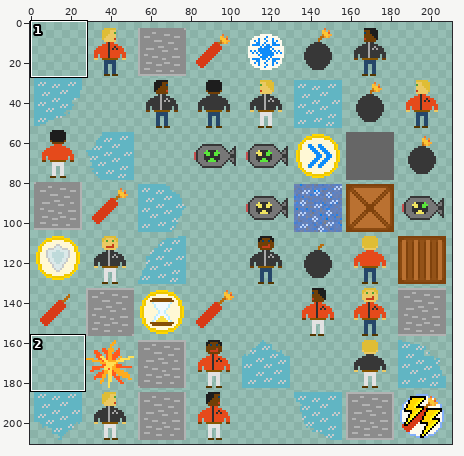
Two versions of one sprite sheet, client/core/assets/textures/bomberman.png. Above: a wide view before the commit, with the close-up outlined.
Close-up. First the earlier version:
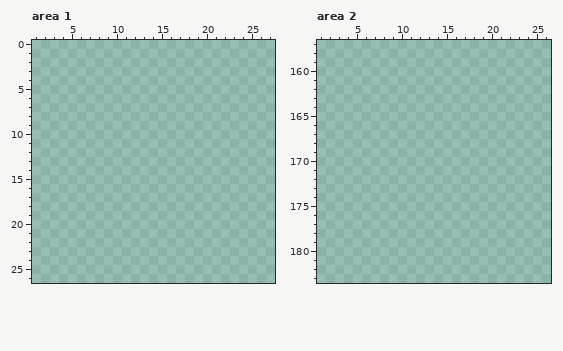
The file is 211x211 pixels. Pixels under 10% opacity are left out. Colours within 5 levels of each other are drawn and written as one. Shown: area 1: x 1..27, y 0..26; area 2: x 1..26, y 157..183. The old version is drawn lined up with the new one. The commit also changed other parts of the picture, which this record leaves out.
Now the later version:
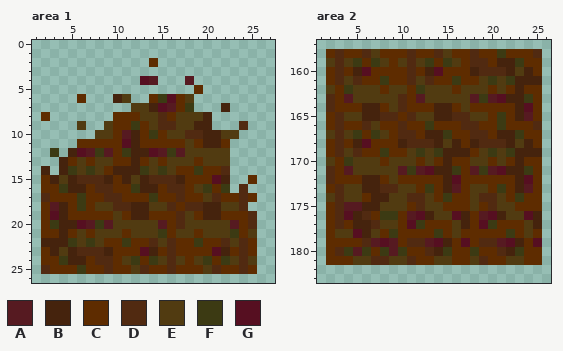
Palette (. is transparent): A #561a21  B #45230d  C #5e2c00  D #512a11  E #513b11  F #3c3a13  G #560f21
Change:
drawings rearranged on the sheet (the old picture shows each at its new place; 19 dropped ones are not shown)
Area 1:
y 2: x 14 . -> C
y 4: x 13..14 .. -> GA; x 18 . -> A
y 5: x 19 . -> C
y 6: x 6 . -> C; x 10..11 .. -> BE; x 14..18 ..... -> CFGCE
y 7: x 12..18 ....... -> EEBGACF; x 22 . -> B
y 8: x 2 . -> C; x 10..20 ........... -> CCCEEDCEEEB
y 9: x 6 . -> E; x 9..20 ............ -> ECCFCEDDEEBB; x 24 . -> D
y 10: x 8..23 ................ -> EECABCFCEEDDBBEE
y 11: x 6..22 ................. -> CCCCCGBCCCCCECBBC
y 12: x 3 . -> F; x 5..22 .................. -> BGAFACFBBGAFAEEEEE
y 13: x 4..22 ................... -> BCECEECCBCECEEECEEE
y 14: x 2 . -> B; x 4..22 ................... -> BFEFECBBBFEFECCFCCD
y 15: x 2..22 ..................... -> CBEBDDDBCBEBDDDBCCCGB; x 25 . -> C
y 16: x 2..22 ..................... -> CCFBBCDDCCFBBCDDCEFCF; x 24 . -> D
y 17: x 2..25 ........................ -> DCCCFCCDDCCCFCCDCCEDCCDC
y 18: x 2..24 ....................... -> CABCFCEEDDBBEEDCDDBBEED
y 19: x 2..25 ........................ -> CGBCCCCCECBBCCCDECBBCCCD
y 20: x 2..25 ........................ -> CFBBGAFAEEEEEACDEEEEEACD
y 21: x 2..25 ........................ -> CCBCECEEECEEEFCEECEEEFCE
y 22: x 2..25 ........................ -> BBBFEFECCFCCDEDCCFCCDEDC
y 23: x 2..25 ........................ -> CBEBDDDBCCCGBCDCCCCGBCDC
y 24: x 2..25 ........................ -> CCFBBCDDCEFCFEDECEFCFEDE
y 25: x 2..25 ........................ -> DCCCFCCDCCEDCCDCCCEDCCDC
Area 2:
y 158: x 2..25 ........................ -> CDCCDECCCDCCDECCDCCFCCCD
y 159: x 2..25 ........................ -> EDEFCFECEDEFCFECDDCBBFCC
y 160: x 2..25 ........................ -> CDCBGCCCCDCBGCCCBDDDBEBC
y 161: x 2..25 ........................ -> CDEDCCFCCDEDCCFCCEFEFBBB
y 162: x 2..25 ........................ -> ECFEEECEECFEEECEEECECBCC
y 163: x 2..25 ........................ -> DCAEEEEEDCAEEEEEAFAGBBFC
y 164: x 2..25 ........................ -> DCCCBBCEDCCCBBCECCCCCBGC
y 165: x 2..25 ........................ -> CDEEBBDDCDEEBBDDEECFCBAC
y 166: x 2..25 ........................ -> CDCCDECCDCCFCCCDDCCFCCCD
y 167: x 2..25 ........................ -> EDEFCFECDDCBBFCCDDCBBFCC
y 168: x 2..25 ........................ -> CDCBGCCCBDDDBEBCBDDDBEBC
y 169: x 2..25 ........................ -> CDEDCCFCCEFEFBBBCEFEFBBB
y 170: x 2..25 ........................ -> ECFEEECEEECECBCCEECECBCC
y 171: x 2..25 ........................ -> DCAEEEEEAFAGBBFCAFAGBBFC
y 172: x 2..25 ........................ -> DCCCBBCECCCCCBGCCCCCCBGC
y 173: x 2..25 ........................ -> CDEEBBDDEECFCBACEECFCBAC
y 174: x 2..25 ........................ -> EDEECBBEEDDECFCCEDDECFCC
y 175: x 2..25 ........................ -> CDAABBEEECDEECCCECDEECCC
y 176: x 2..25 ........................ -> CDGBDCFFCAGBEEGBCAGBEEGB
y 177: x 2..25 ........................ -> CDCBBDEECGFCCCEBCGFCCCEB
y 178: x 2..25 ........................ -> CEEGBECFCCCCFCECCCCCFCEC
y 179: x 2..25 ........................ -> CCCCDAGACDDAGBCGCDDAGBCG
y 180: x 2..25 ........................ -> CDFAFCFAFCCDBFCCFCCDBFCC
y 181: x 2..25 ........................ -> CCCEEDDEEDCCEECCEDCCEECC
Where, in picture pixels (left, top, right, bottom), the same in both close-ups:
added: (41, 58, 257, 274)
added: (326, 49, 542, 265)
